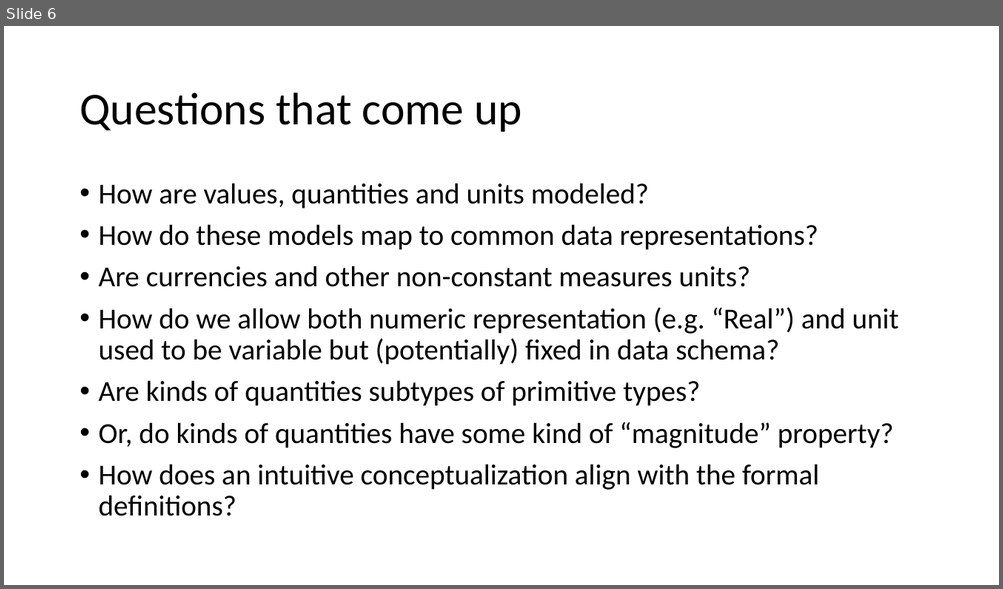
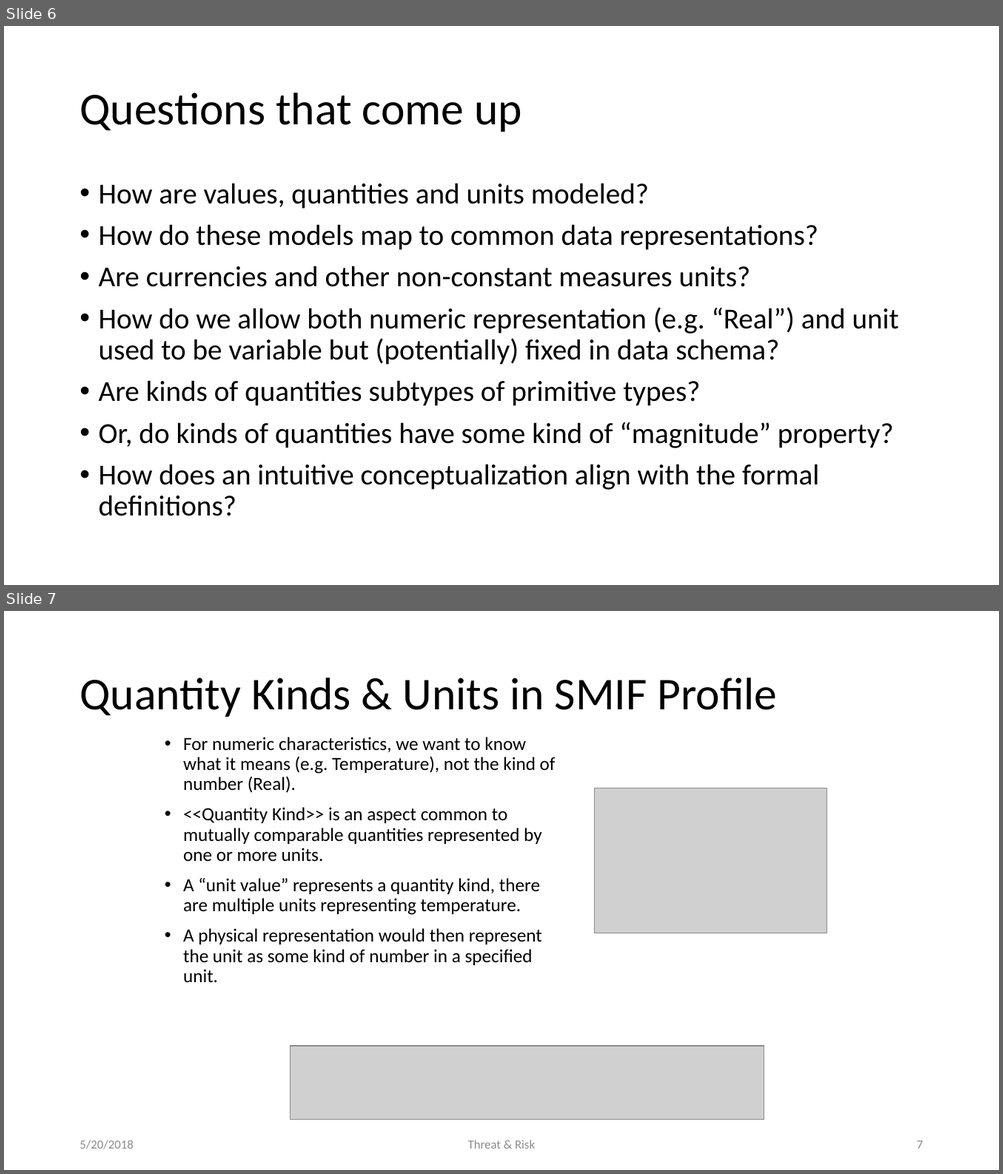
Before and after one commit to ModelDriven/SIMF, a slide deck: Presentations/Values, Quantities & Units.pptx. Shown one above the other, each under a label of ours: slide 6 before the commit, slides 6 and 7 after it. The pictures are 1003x589 and 1003x1174 pixels, drawn with LibreOffice and Linux fonts; fonts in the diff are those of the drawing; grey boxes stand for pictures. Boxes give left, top, right and bottom in pixels: in the first picture for what was removed or moved away, otherwise in the second. Text is boxed around its words. In the diff, an @@ line names an element or a change of style, - is before the commit and + after.

```diff
--- a/Presentations/Values, Quantities & Units.pptx
+++ b/Presentations/Values, Quantities & Units.pptx
@@ slide 7 added at (4, 611, 999, 1170), background #FFFFFF @@
@@ rectangle added at (4, 611, 999, 1170), fill #FFFFFF at 50% opacity @@
@@ title added at (79, 678, 777, 717), 44 pt, text #000000 @@
+Quantity Kinds & Units in SMIF Profile
@@ text added at (183, 737, 555, 983), 18 pt, text #000000 @@
+• For numeric characteristics, we want to know what it means (e.g. Temperature), not the kind of number (Real).
+• <<Quantity Kind>> is an aspect common to mutually comparable quantities represented by one or more units.
+• A “unit value” represents a quantity kind, there are multiple units representing temperature.
+• A physical representation would then represent the unit as some kind of number in a specified unit.
@@ picture added at (595, 789, 827, 934) @@
@@ picture added at (290, 1046, 763, 1120) @@
@@ text added at (79, 1140, 133, 1150), 12 pt, text #8C8C8C @@
+5/20/2018
@@ text added at (468, 1140, 535, 1149), 12 pt, text #8C8C8C @@
+Threat & Risk
@@ page number added at (916, 1141, 922, 1149), 12 pt, text #8C8C8C @@
+7
```
Also in this commit, not shown: 9 other files.
